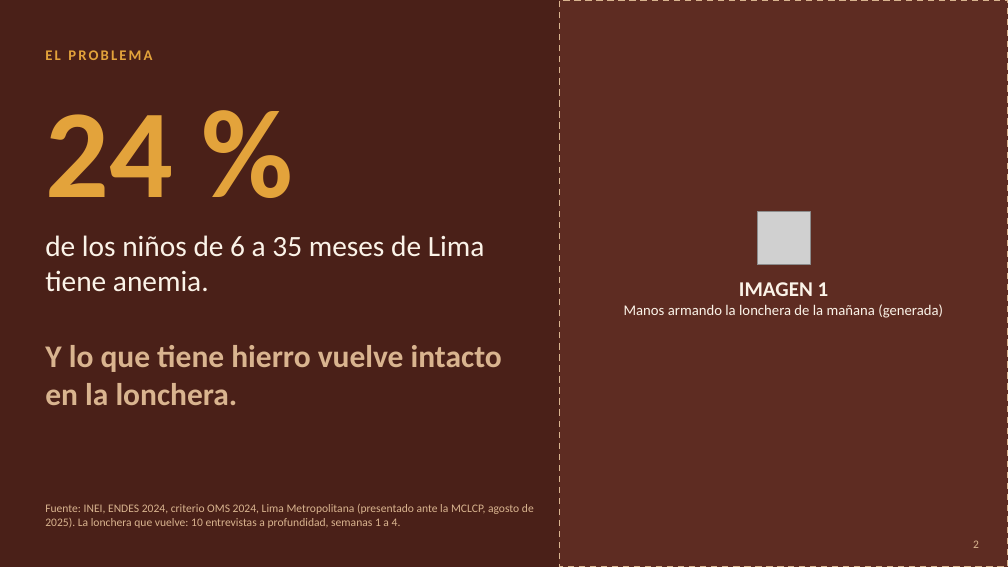
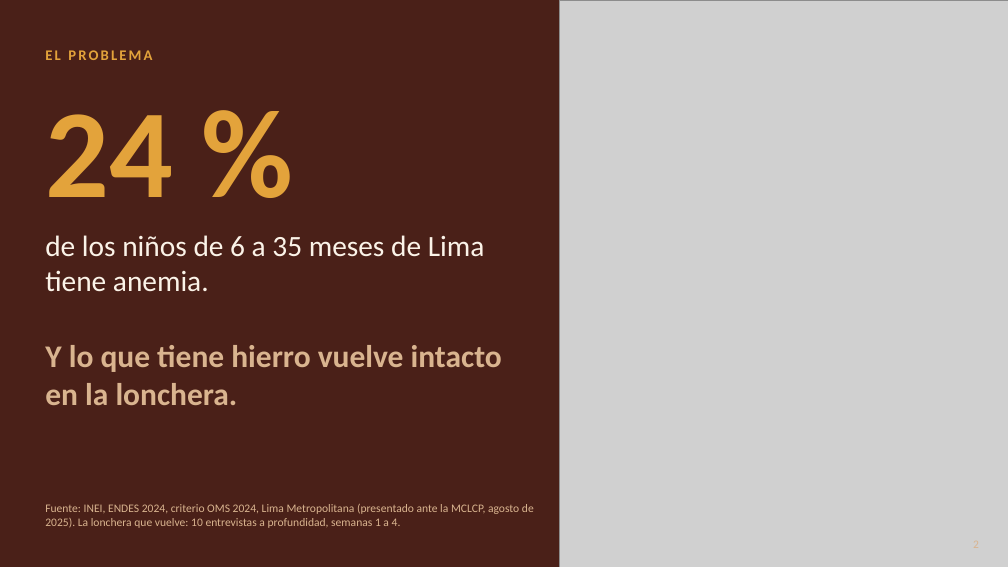
Before and after one commit to Darknow-web/Desarrollo-y-lanzamiento-de-producto-y-marca, a slide deck: slide 2 of 04-reformulacion/T2/T2_Sustentacion-AndiBite.pptx. Drawn at 1008x567 pixels with LibreOffice and Linux fonts; fonts in the diff are those of the drawing; grey boxes stand for pictures. Boxes give left, top, right and bottom in pixels: in the first picture for what was removed or moved away, otherwise in the second. Text is boxed around its words. In the diff, an @@ line names an element or a change of style, - is before the commit and + after.

```diff
--- a/04-reformulacion/T2/T2_Sustentacion-AndiBite.pptx
+++ b/04-reformulacion/T2/T2_Sustentacion-AndiBite.pptx
@@ rectangle removed at [560,0,1008,567] @@
@@ picture added at [560,0,1008,567] @@
@@ picture removed at [758,212,811,265] @@
@@ text removed at [624,282,943,318] @@
-IMAGEN 1
-Manos armando la lonchera de la mañana (generada)
@@ page number removed at [973,540,979,548] @@
-2
```
Also in this commit, not shown: 3 other slides changed, 9 other files.
